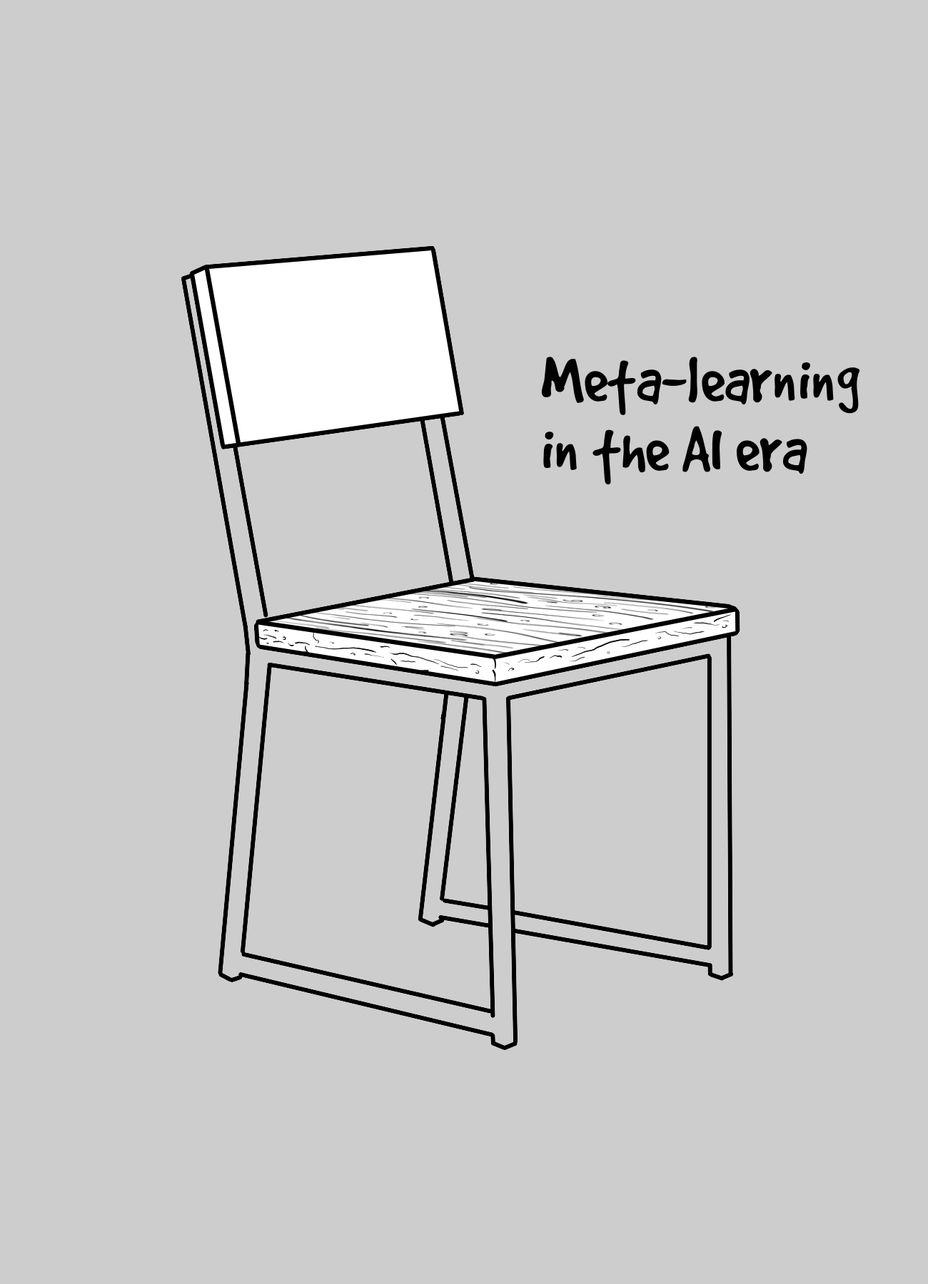
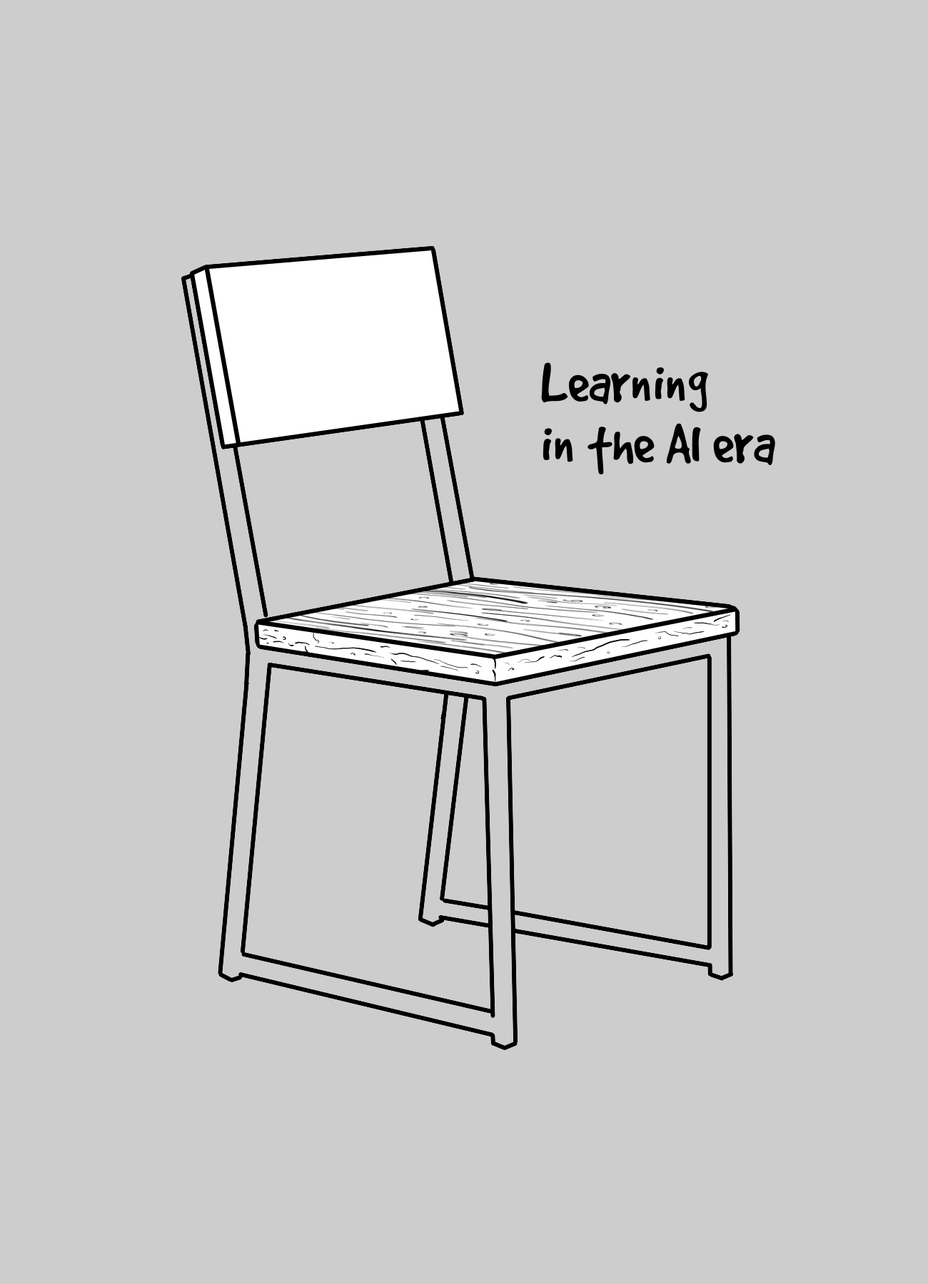
Layer changes from the first 928x1284 image to the second:
painted on "Background" over box(540, 356, 860, 485)
